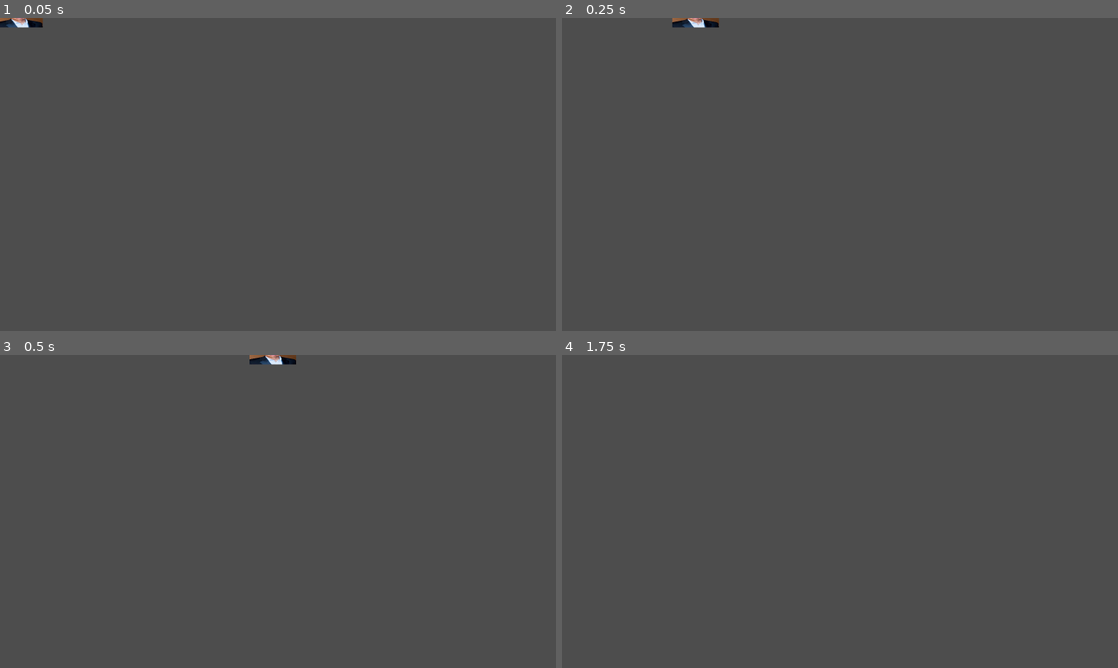
Above: before the commit, frames 1-4 (two rows, left to right).
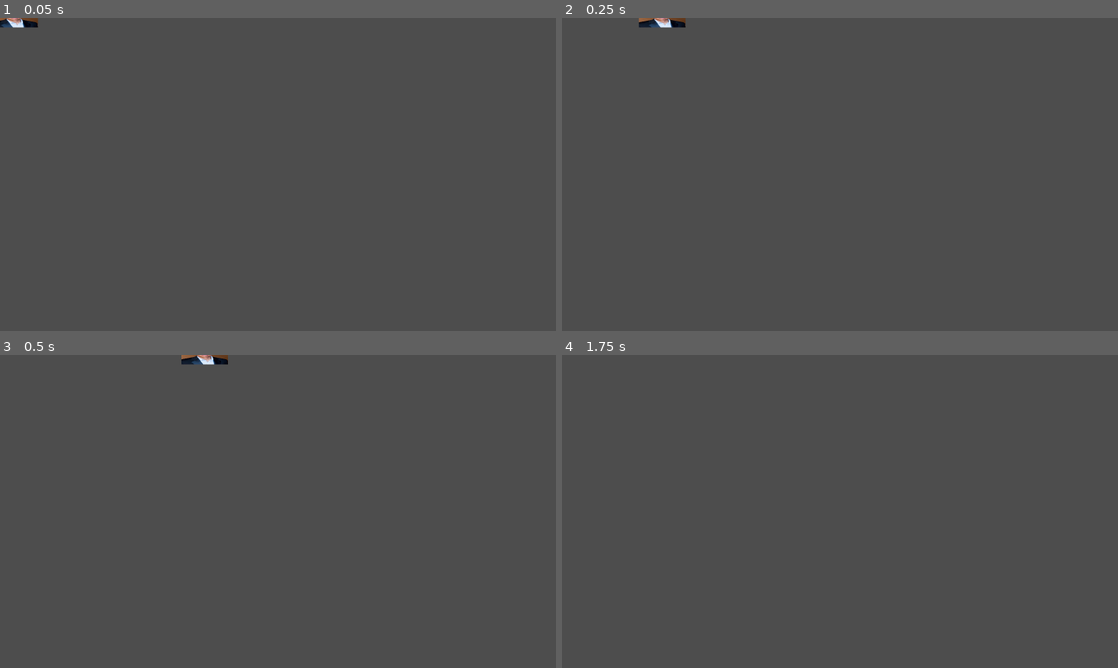
Above: after the commit, the same moments.

Repository: LukaBazooka/Mexican-Standoff
Game: Godot game, scene res://bullet.tscn
Same seed, same stepped clock (60 frames per second), same inputs: the game is played once before the commit and once after it. This scene is started directly instead of the project's main scene.
Inputs:
- Up to frame 1 (0.05 s): no input
- Up to frame 2 (0.25 s): no input
- Up to frame 3 (0.5 s): no input
- Up to frame 4 (1.75 s): tap Enter (right_player_reload) at 0.5 s; hold Right (right_player_block) 0.53-1.28 s; tap 0 at 0.6 s; tap 1 at 0.8, 1.35 s; hold S (left_player_down) from 1.28 s (still down); tap 2 at 1.55 s

The runs differ from the first frame. In frame 1, 0.2% of the frame differs, in the area x 0-8%, y 0-4%; in frame 2, 0.4%; in frame 3, 0.5%, in the area x 32-54%, y 0-4%; in frame 4, nothing differs.

Commit message:
bug fixes for collision states

Diff:
--- a/Duel.gd
+++ b/Duel.gd
@@ -97,9 +97,8 @@
 
 
 
-
 func handle_state():
-	actively_handle_state = false
+	print("passed")
 	$StateTimer.start()
 
 
@@ -118,7 +117,6 @@
 	if actively_handle_state:
 		handle_state()
 		if data == 2 or data == 3:
-			print("In time")
 			emit_signal("rp_block_state", data)
 
 
@@ -126,10 +124,12 @@
 	var state_arr = state_dict.get([lp_state, rp_state], [0, 0])
 	left_health -= state_arr[0]
 	right_health -= state_arr[1]
+	actively_handle_state = true
 
 	if lp_state == 4 and rp_state == 4:
 		emit_signal("collision")
 
+	print([lp_state, rp_state])
 
 
 
--- a/Duel.tscn
+++ b/Duel.tscn
@@ -279,6 +279,7 @@
 one_shot = true
 
 [node name="StateTimer" type="Timer" parent="."]
+wait_time = 0.5
 one_shot = true
 
 [node name="Duel_Display" type="Label" parent="."]
--- a/LP_Duel.gd
+++ b/LP_Duel.gd
@@ -44,6 +44,8 @@
 	# idle anim
 	$charactersprite.play("idle")
 	get_child(2).get_child(2).set_monitoring(true)
+	leg_blocked = false
+	body_blocked = false
 
 
 # Called every frame. 'delta' is the elapsed time since the previous frame.
@@ -133,15 +135,10 @@
 	obj.angular_velocity = random_spin
 
 
-func body_blocking():
-	body_blocked = true
-
 
 func _on_body_collisoion_bullet_entered(area):
-	print("Body")
 	if body_blocked:
 		rebound(area.get_parent())
-		body_blocked = false
 	else:
 		area.get_parent().queue_free()
 
@@ -158,7 +155,6 @@
 func _on_leg_collision_area_entered(area):
 	if leg_blocked:
 		rebound(area.get_parent())
-		leg_blocked = false
 	else:
 		area.get_parent().queue_free()
 
--- a/RP_Duel.gd
+++ b/RP_Duel.gd
@@ -42,6 +42,9 @@
 	duel = false
 	emit_signal("pass_up_r", 0)
 	$charactersprite.play("idle")
+	get_child(2).get_child(2).set_monitoring(true)
+	leg_blocked = false
+	body_blocked = false
 
 
 # Called every frame. 'delta' is the elapsed time since the previous frame.
@@ -79,7 +82,6 @@
 		elif input_buffer == block_sequence:
 			emit_signal("pass_up_r", 2)
 			duel = false
-			print("blocking")
 
 
 		elif input_buffer == head_sequence:
@@ -130,7 +132,6 @@
 
 
 func _on_node_2d_rp_block_state(data):
-	print("gooey")
 	if data == 2:
 		body_blocked = true
 	elif data == 3:
@@ -144,7 +145,6 @@
 func _on_body_collisoion_area_entered(area):
 	if body_blocked:
 		rebound(area.get_parent())
-		body_blocked = false
 	else:
 		area.get_parent().queue_free()
 
@@ -152,11 +152,9 @@
 func _on_leg_collision_bullet_entered(area):
 	if leg_blocked:
 		rebound(area.get_parent())
-		leg_blocked = false
 	else:
 		area.get_parent().queue_free()
 
 
 func _on_head_collison_bullet_entered(area):
-	print("head")
 	area.get_parent().queue_free()
--- a/RigidBody2D.gd
+++ b/RigidBody2D.gd
@@ -2,7 +2,7 @@
 
 
 
-var speed = 2000
+var speed = 1500
 
 
 
--- a/bullet.tscn
+++ b/bullet.tscn
@@ -23,7 +23,7 @@
 disabled = true
 
 [node name="BulletTimer" type="Timer" parent="."]
-wait_time = 1.5
+wait_time = 1.4
 autostart = true
 
 [node name="Area2D" type="Area2D" parent="."]
